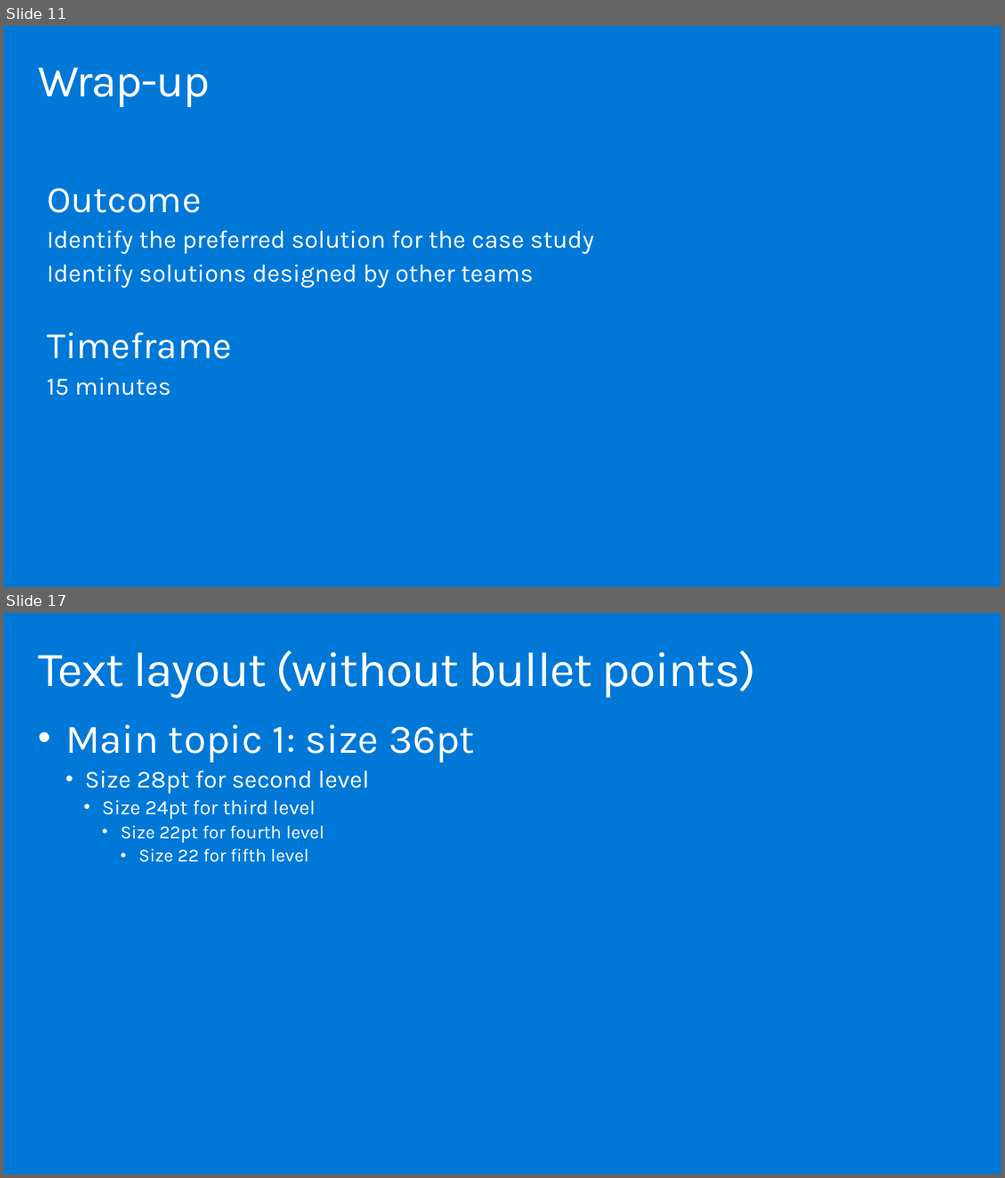
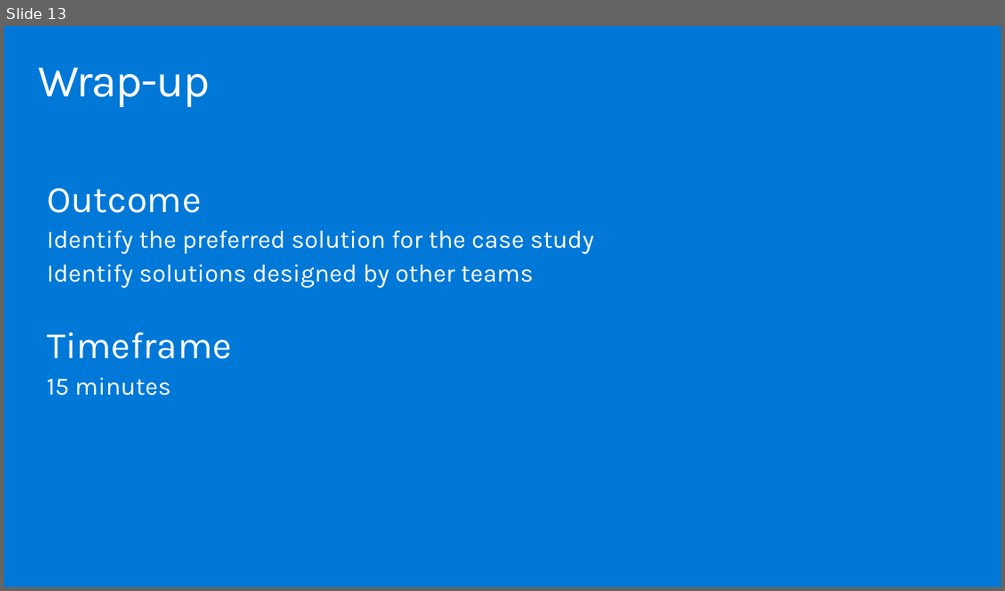
Before and after one commit to solliancenet/MCW-innovate-modernize-apps-with-data-ai, a slide deck: Whiteboard design session/WDS trainer presentation - Innovate and Modernize Apps with Data and AI.pptx. Shown one above the other, each under a label of ours: slides 11 and 17 before the commit, slide 13 after it; the slides between them are not shown. The pictures are 1005x1178 and 1005x591 pixels, drawn with LibreOffice and Linux fonts; fonts in the diff are those of the drawing. Boxes give left, top, right and bottom in pixels: in the first picture for what was removed or moved away, otherwise in the second. Text is boxed around its words. In the diff, an @@ line names an element or a change of style, - is before the commit and + after.

```diff
--- a/Whiteboard design session/WDS trainer presentation - Innovate and Modernize Apps with Data and AI.pptx
+++ b/Whiteboard design session/WDS trainer presentation - Innovate and Modernize Apps with Data and AI.pptx
@@ slide 17 removed at box(4, 613, 1001, 1174), background #0078D7 @@
@@ title removed at box(38, 650, 757, 698) @@
-Text layout (without bullet points)
@@ text removed at box(65, 724, 475, 862) @@
-• Main topic 1: size 36pt
-  • Size 28pt for second level
-    • Size 24pt for third level
-      • Size 22pt for fourth level
-        • Size 22 for fifth level
@@ what was slide 11 is now slide 13 @@
```
Also in this commit, not shown: 1 slide changed, 15 slides added, 18 other slides removed, 1 other file.
